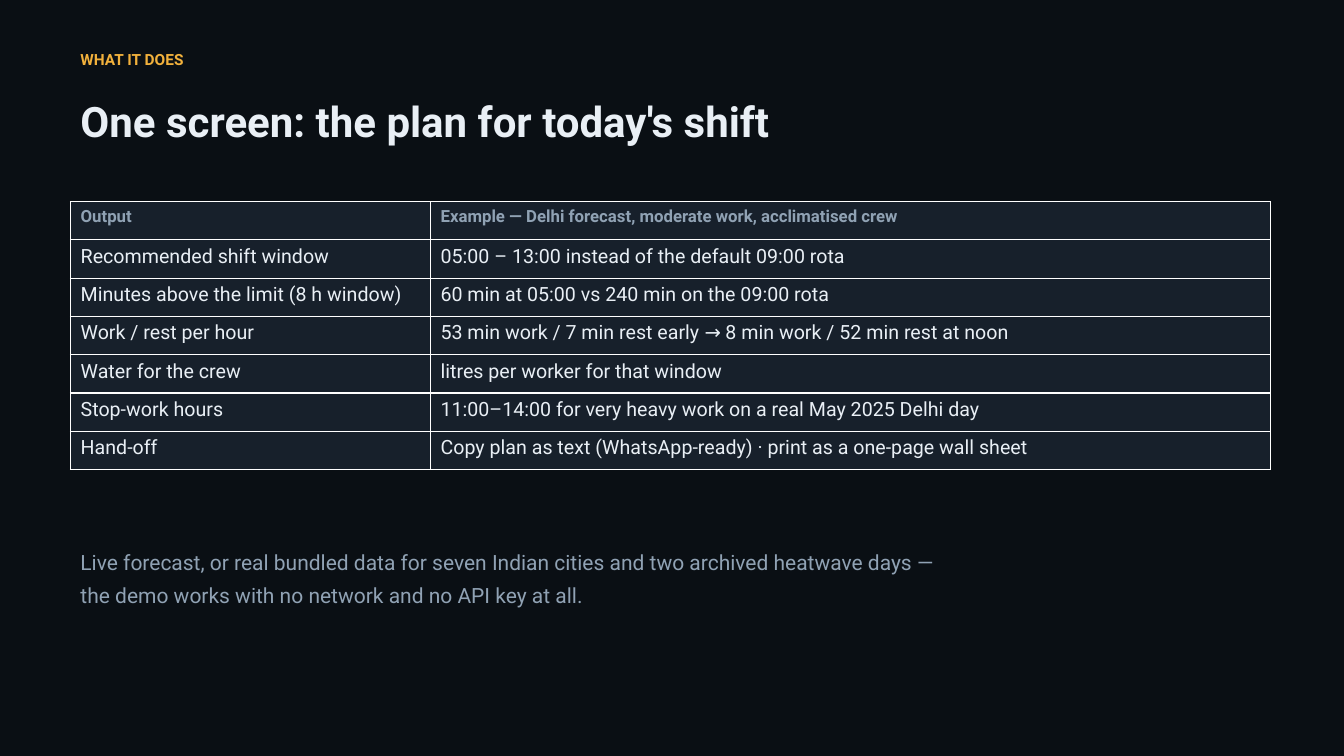
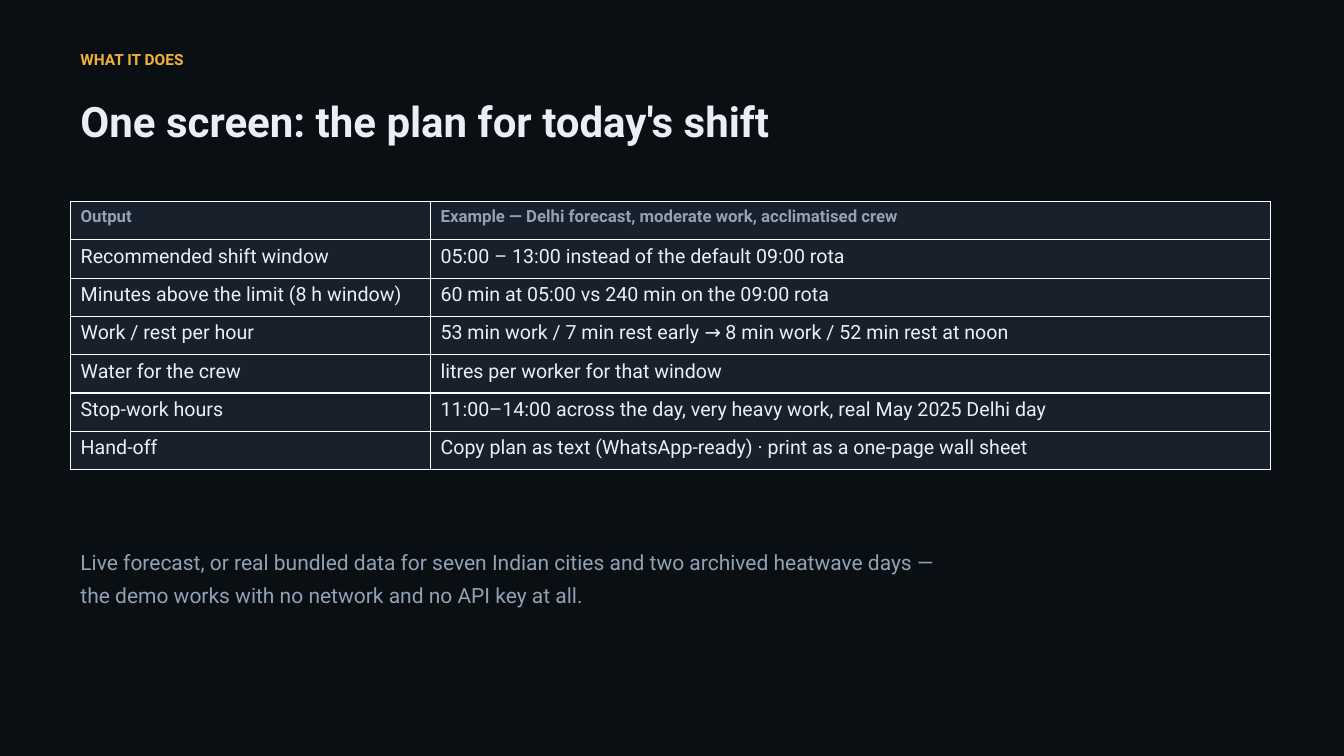
Before and after one commit to sgoel2be24-cyber/shramshield, a slide deck: slide 3 of deck/ShramShield-HACKDAY-1.0.pptx. Drawn at 1344x756 pixels with LibreOffice and Linux fonts; fonts in the diff are those of the drawing. Boxes give left, top, right and bottom in pixels: in the first picture for what was removed or moved away, otherwise in the second. Text is boxed around its words. In the diff, an @@ line names an element or a change of style, - is before the commit and + after.

```diff
--- a/deck/ShramShield-HACKDAY-1.0.pptx
+++ b/deck/ShramShield-HACKDAY-1.0.pptx
@@ table at box(71, 202, 1270, 470) @@
-row 6, column 2: 11:00–14:00 for very heavy work on a real May 2025 Delhi day
+row 6, column 2: 11:00–14:00 across the day, very heavy work, real May 2025 Delhi day
```
Also in this commit, not shown: 1 other slide changed, 1 other file.
